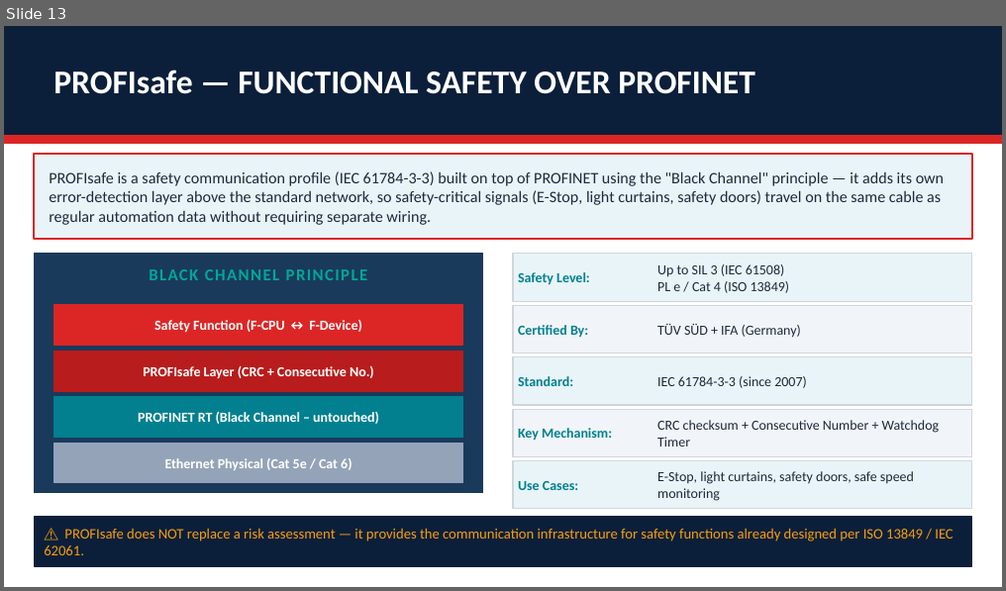
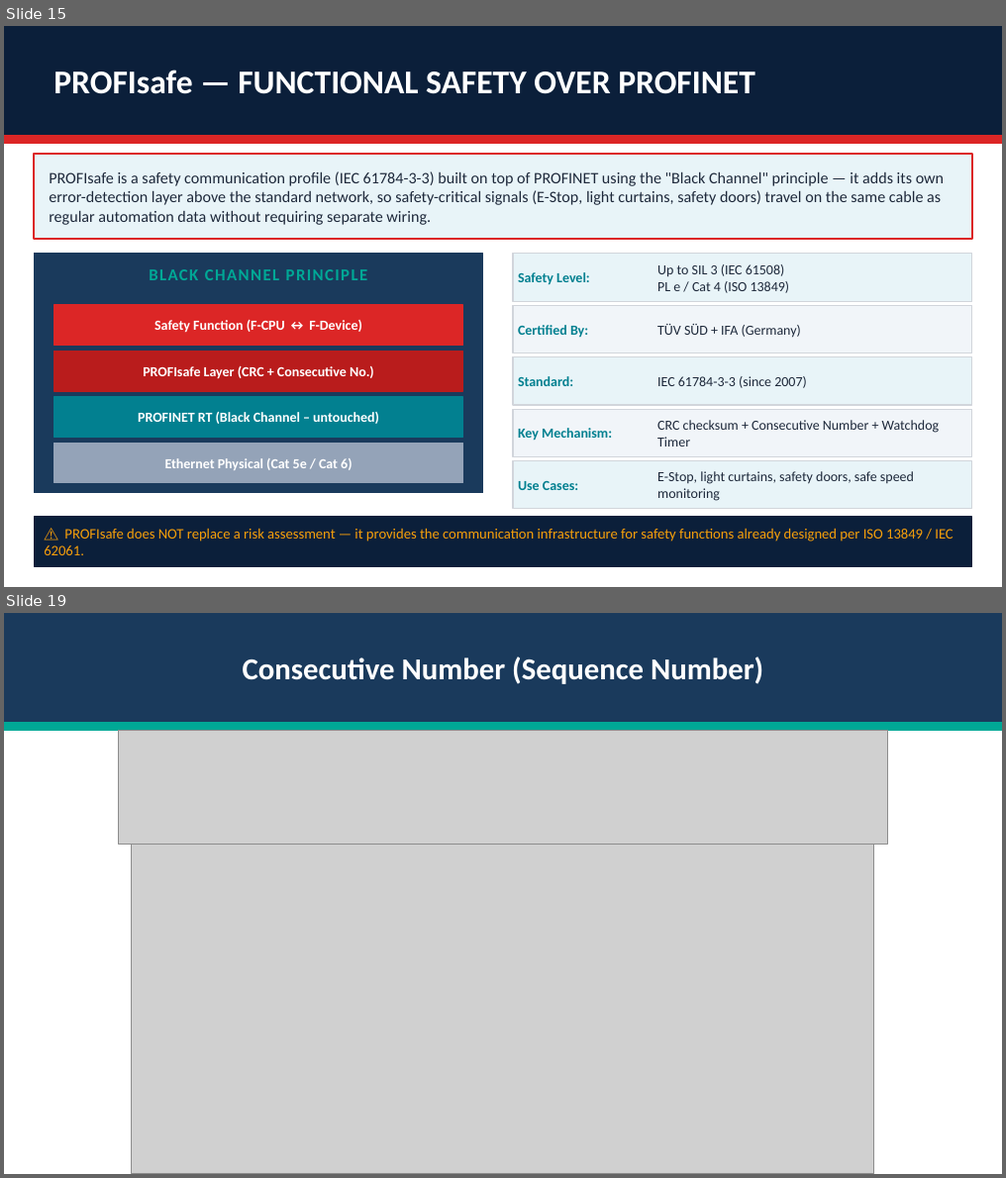
Before and after one commit to MoAbdoHSHL/Hardware-Engineering-Gr_A3, a slide deck: PROFINET_Protocol_Complete.pptx. Shown one above the other, each under a label of ours: slide 13 before the commit, slides 15 and 19 after it; the slides between them are not shown. The pictures are 1006x591 and 1006x1178 pixels, drawn with LibreOffice and Linux fonts; fonts in the diff are those of the drawing; grey boxes stand for pictures. Boxes give left, top, right and bottom in pixels: in the first picture for what was removed or moved away, otherwise in the second. Text is boxed around its words. In the diff, an @@ line names an element or a change of style, - is before the commit and + after.

```diff
--- a/PROFINET_Protocol_Complete.pptx
+++ b/PROFINET_Protocol_Complete.pptx
@@ slide 19 added at (4,613,1002,1174), background #FFFFFF @@
@@ rectangle added at (4,613,1002,723), fill #1A3A5C, outline #1A3A5C 1 pt @@
@@ text added at (243,657,763,684), 22 pt, text #FFFFFF, bold @@
+Consecutive Number (Sequence Number)
@@ rectangle added at (4,723,1002,730), fill #00A896, outline #00A896 1 pt @@
@@ picture added at (119,731,888,845) @@
@@ picture added at (132,843,874,1174) @@
@@ what was slide 13 is now slide 15 @@
```
Also in this commit, not shown: 8 other slides added, 1 slide removed, 20 other files.
